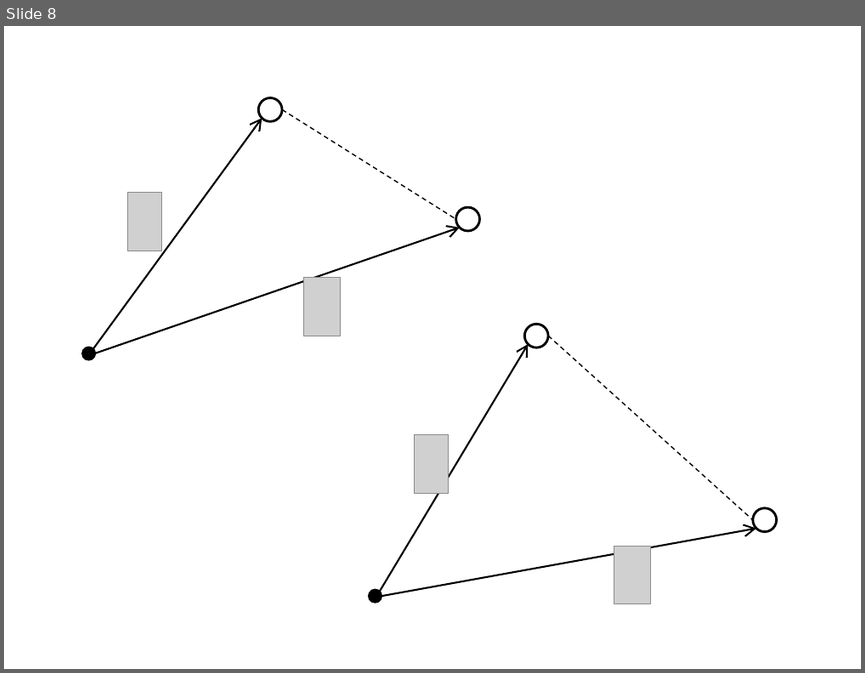
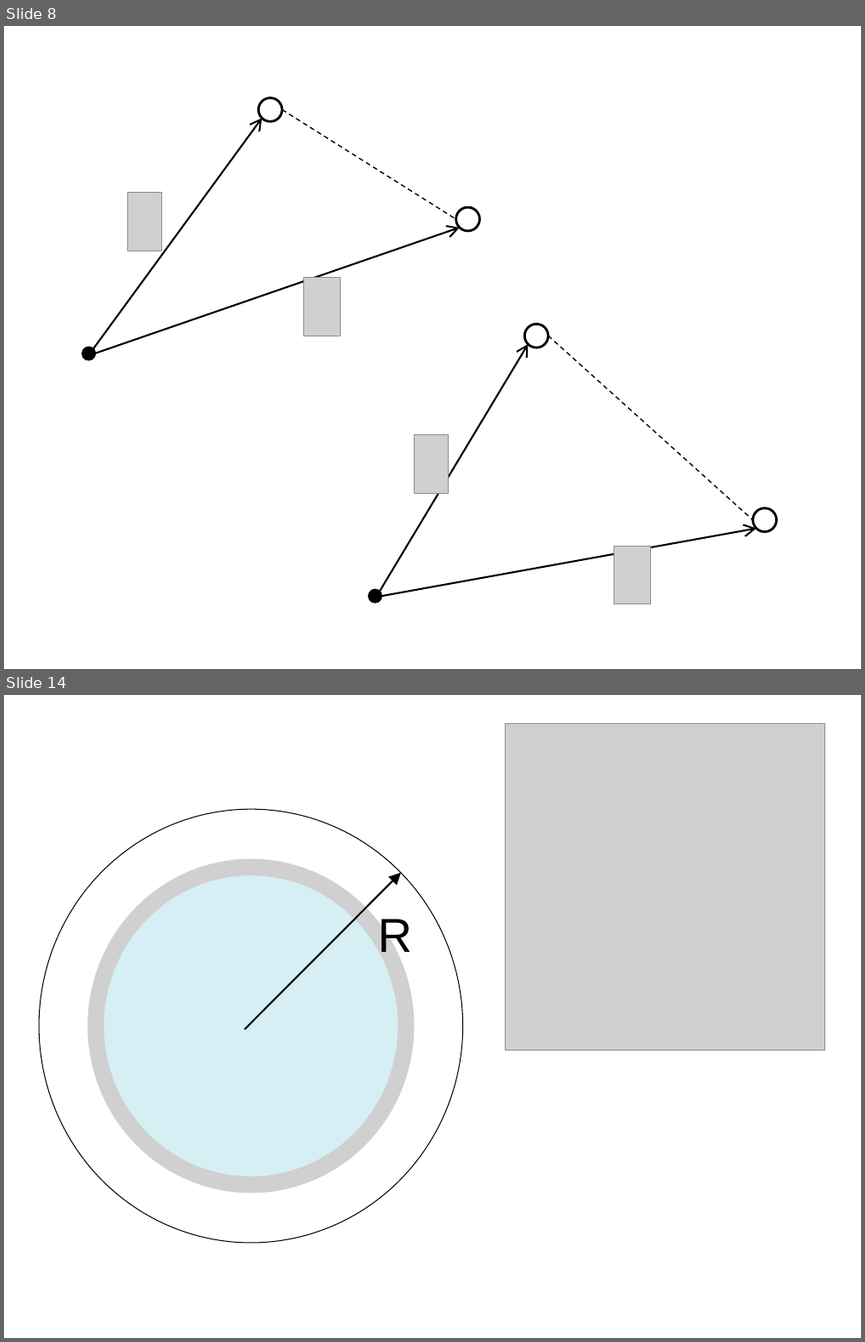
Before and after one commit to l432/NMK, a slide deck: Lecture/Mechanics/sclad.ppt. Shown one above the other, each under a label of ours: slide 8 before the commit, slides 8 and 14 after it; the slides between them are not shown. The pictures are 865x673 and 865x1342 pixels, drawn with LibreOffice and Linux fonts; fonts in the diff are those of the drawing; grey boxes stand for pictures. Boxes give left, top, right and bottom in pixels: in the first picture for what was removed or moved away, otherwise in the second. Text is boxed around its words. In the diff, an @@ line names an element or a change of style, - is before the commit and + after.

Commit message:
29-09-2026-nb2

```diff
--- a/Lecture/Mechanics/sclad.ppt
+++ b/Lecture/Mechanics/sclad.ppt
@@ slide 14 added at <box>4,695,861,1338</box>, background #FFFFFF @@
@@ picture added at <box>506,723,825,1049</box> @@
@@ ellipse added at <box>39,809,463,1242</box>, fill #FFFFFF, outline #000000 0.74 pt @@
@@ picture added at <box>88,859,415,1193</box> @@
@@ arrow added from (245, 1029) to (401, 873), #000000 1.5 pt @@
@@ ellipse added at <box>104,876,398,1176</box>, fill #D6EFF5 @@
@@ text added at <box>378,914,412,960</box>, 40 pt, text #000000 @@
+R
```
Also in this commit, not shown: 2 slides changed, 8 other slides added.
